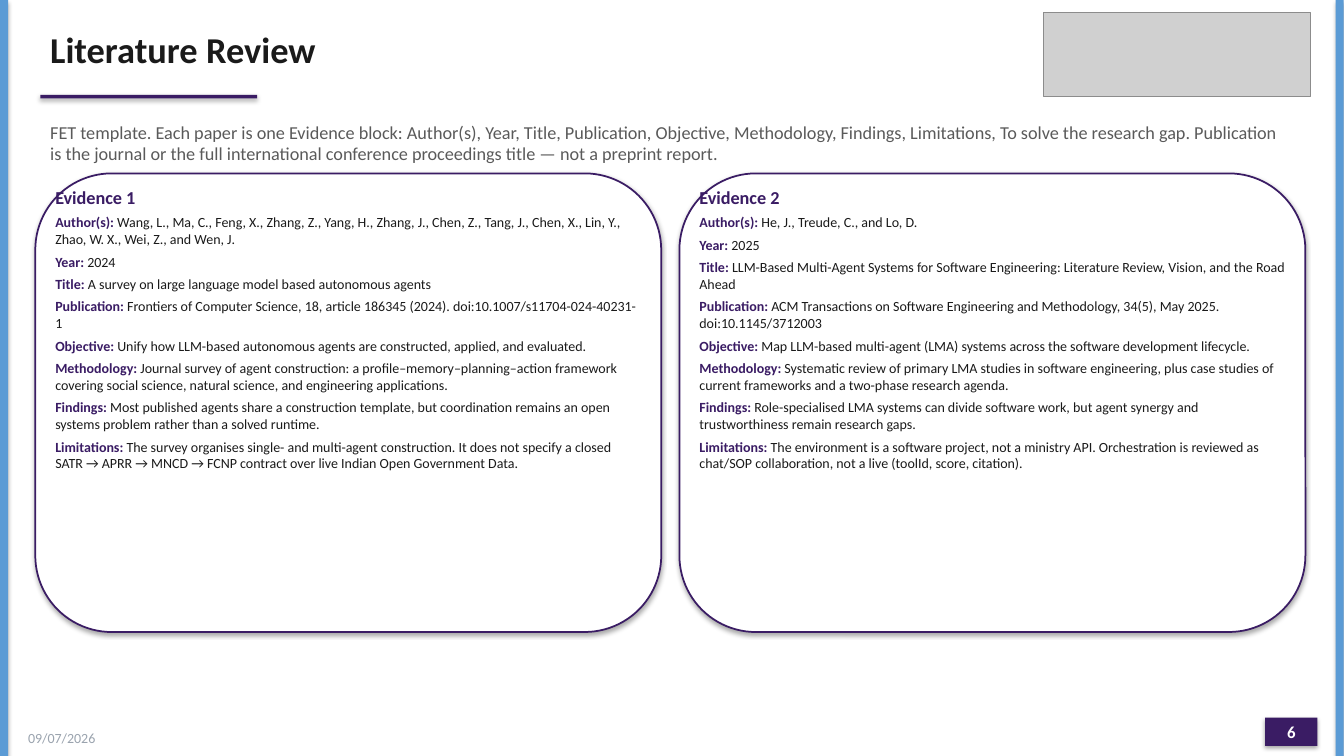
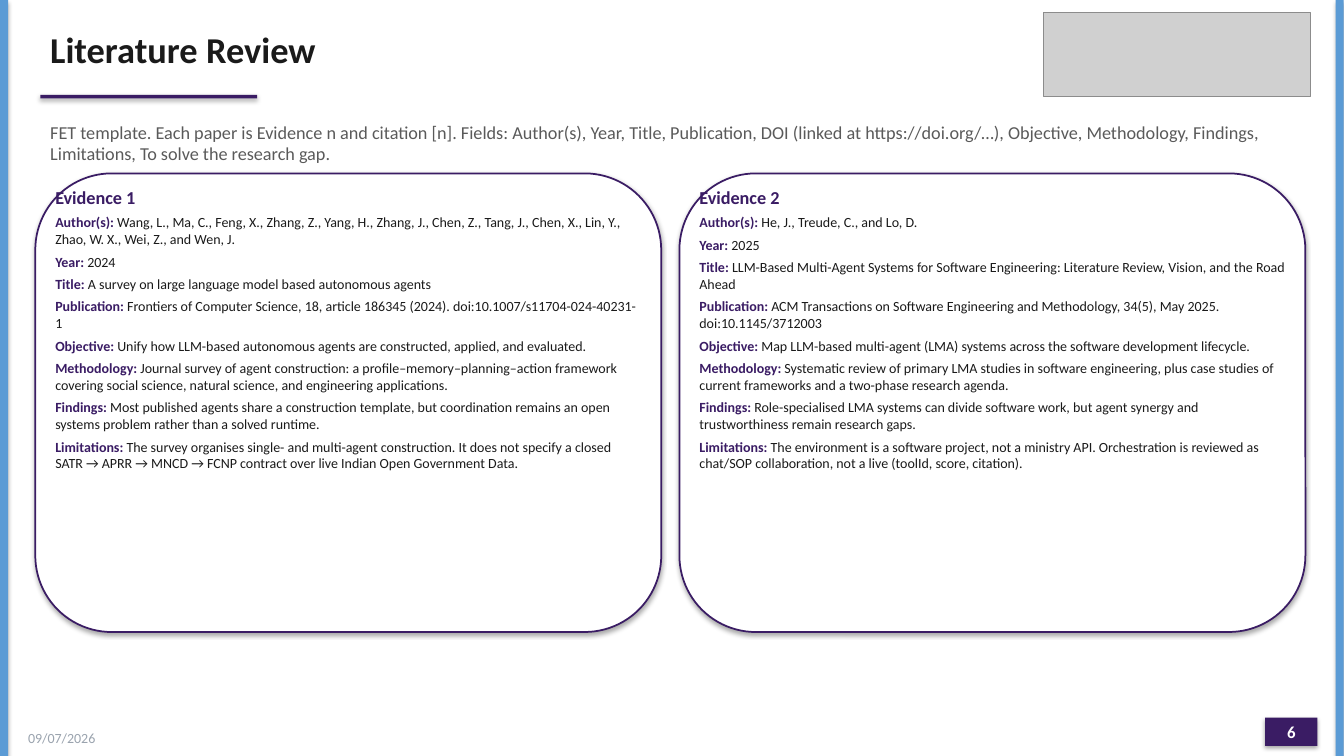
Before and after one commit to joyjeni/phd-agentic-ai-master, a slide deck: slide 6 of ACRS_PhD_Proposal_JenishaT_24ETRP720001.pptx. Drawn at 1344x756 pixels with LibreOffice and Linux fonts; fonts in the diff are those of the drawing; grey boxes stand for pictures. Boxes give left, top, right and bottom in pixels: in the first picture for what was removed or moved away, otherwise in the second. Text is boxed around its words. In the diff, an @@ line names an element or a change of style, - is before the commit and + after.

Commit message:
Number the bibliography, add References to Contents, and link DOIs.
Evidence n is citation [n]. Each Crossref DOI opens https://doi.org/….

```diff
--- a/ACRS_PhD_Proposal_JenishaT_24ETRP720001.pptx
+++ b/ACRS_PhD_Proposal_JenishaT_24ETRP720001.pptx
@@ text at box(50, 126, 1258, 163): text changed @@
-FET template. Each paper is one Evidence block: Author(s), Year, Title, Publication, Objective, Methodology, Findings, Limitations, To solve the research gap. Publication is the journal or the full international conference proceedings title — not a preprint report.
+FET template. Each paper is Evidence n and citation [n]. Fields: Author(s), Year, Title, Publication, DOI (linked at https://doi.org/…), Objective, Methodology, Findings, Limitations, To solve the research gap.
```
Also in this commit, not shown: 4 other slides changed, 53 other files.
